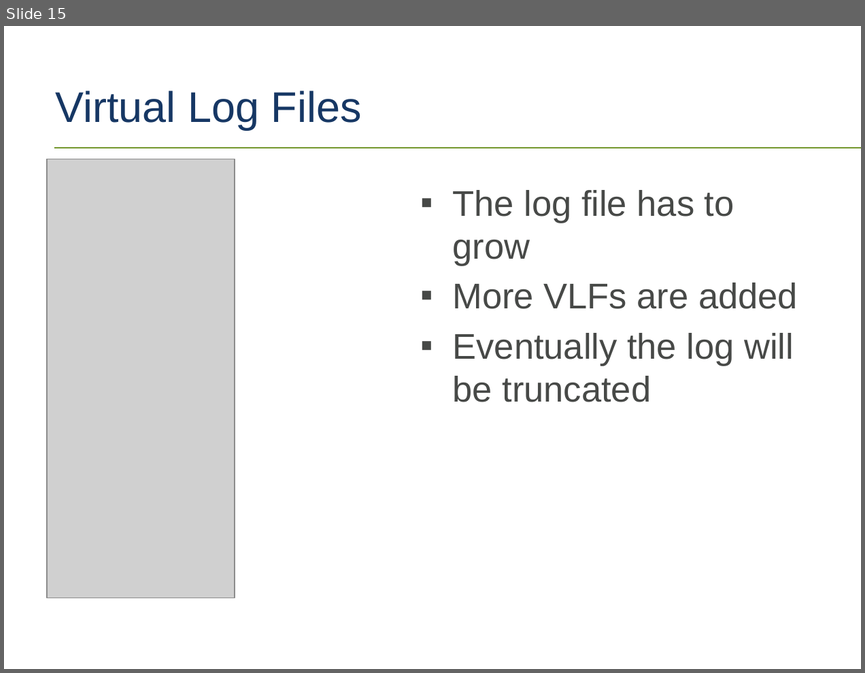
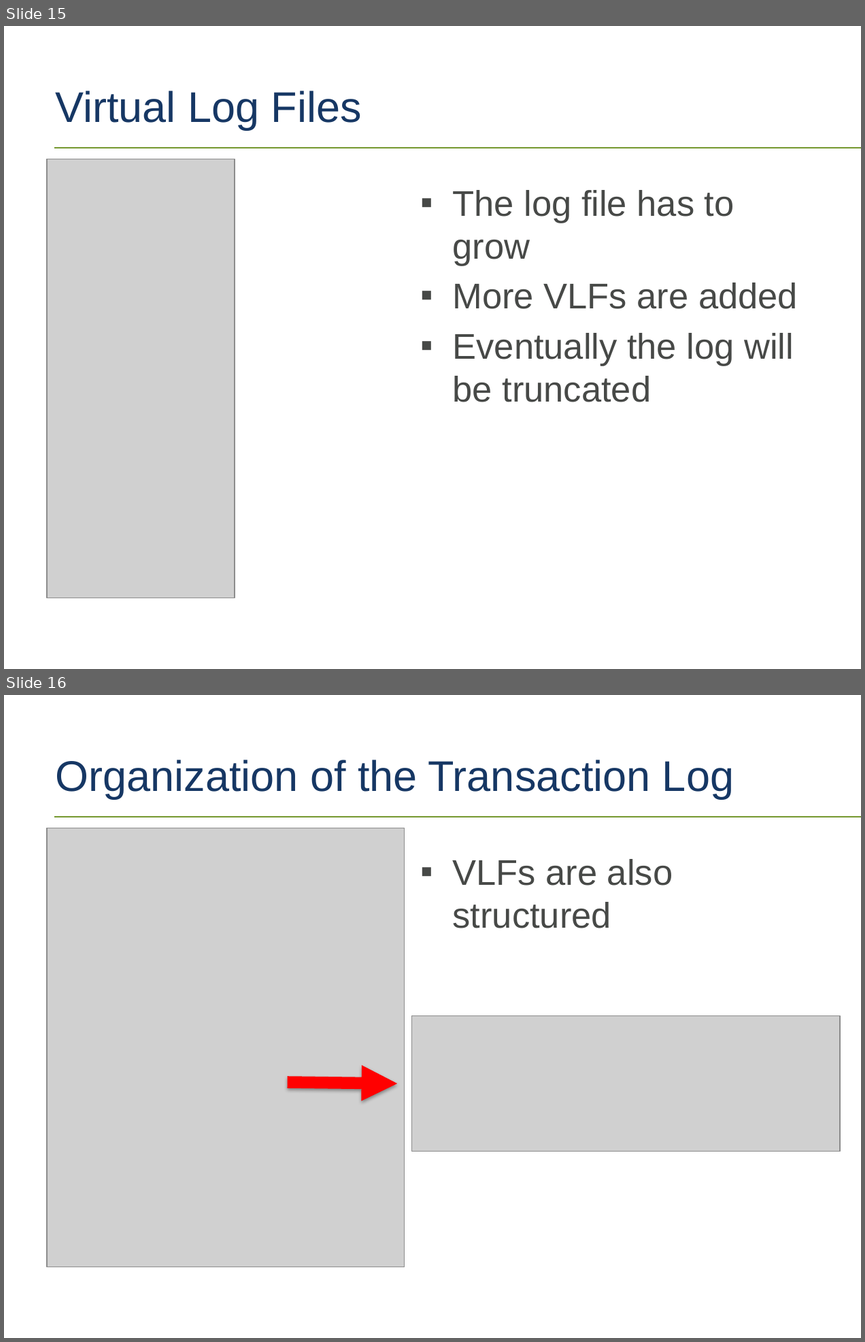
Before and after one commit to tf3604/LogFilePresentation, a slide deck: TransactionLog.pptx. Shown one above the other, each under a label of ours: slide 15 before the commit, slides 15 and 16 after it. The pictures are 865x673 and 865x1342 pixels, drawn with LibreOffice and Linux fonts; fonts in the diff are those of the drawing; grey boxes stand for pictures; background and template pictures are left out. Boxes give left, top, right and bottom in pixels: in the first picture for what was removed or moved away, otherwise in the second. Text is boxed around its words. In the diff, an @@ line names an element or a change of style, - is before the commit and + after.

Commit message:
Additional organization of log file slides.

```diff
--- a/TransactionLog.pptx
+++ b/TransactionLog.pptx
@@ slide 16 added at [4,695,861,1338], background #FFFFFF; not listed: 1 template element that a slide beside it also shows @@
@@ title added at [56,760,734,799], 36 pt, text #163764 @@
+Organization of the Transaction Log
@@ picture added at [47,828,404,1266] @@
@@ text added at [453,859,672,928], 30 pt, text #474947 @@
+▪ VLFs are also structured
@@ picture added at [412,1015,839,1151] @@
@@ arrow added from (288, 1083) to (397, 1083), #FF0000 10 pt @@
```
Also in this commit, not shown: 4 slides changed, 2 other slides added, 1 other file.
